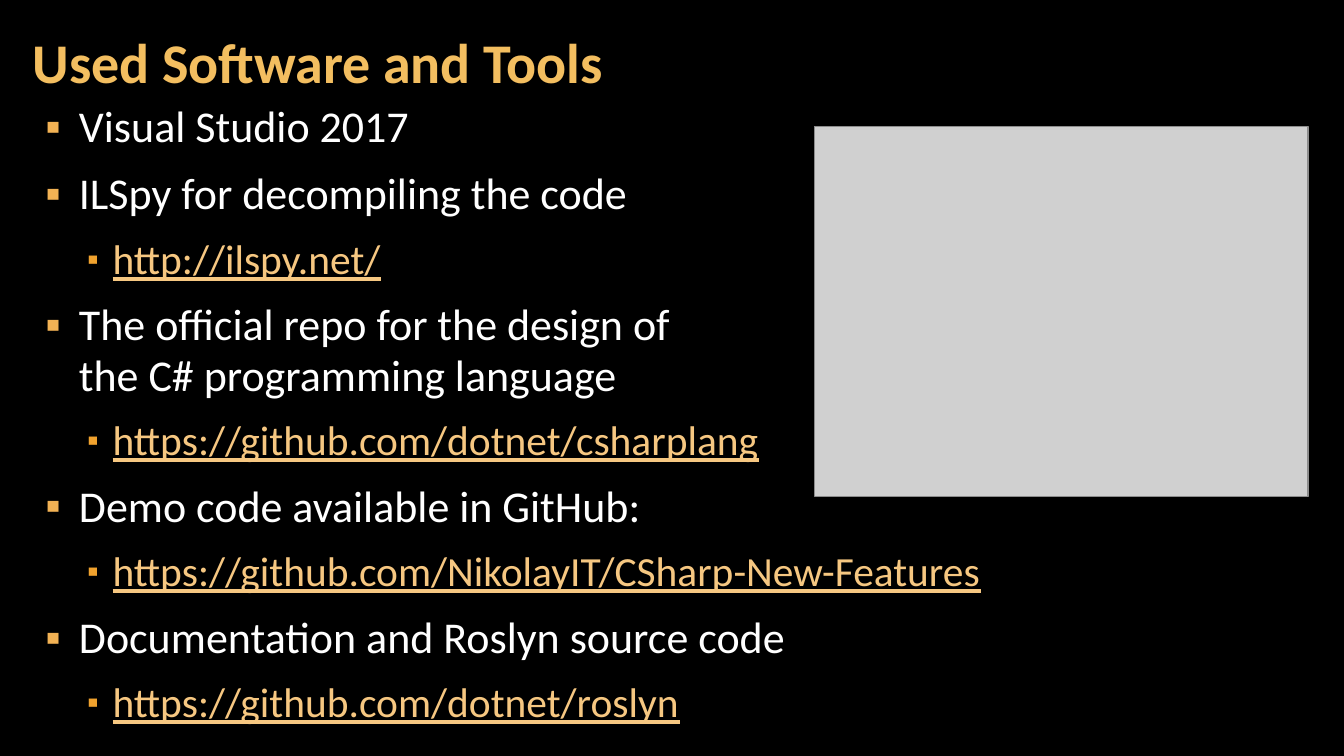
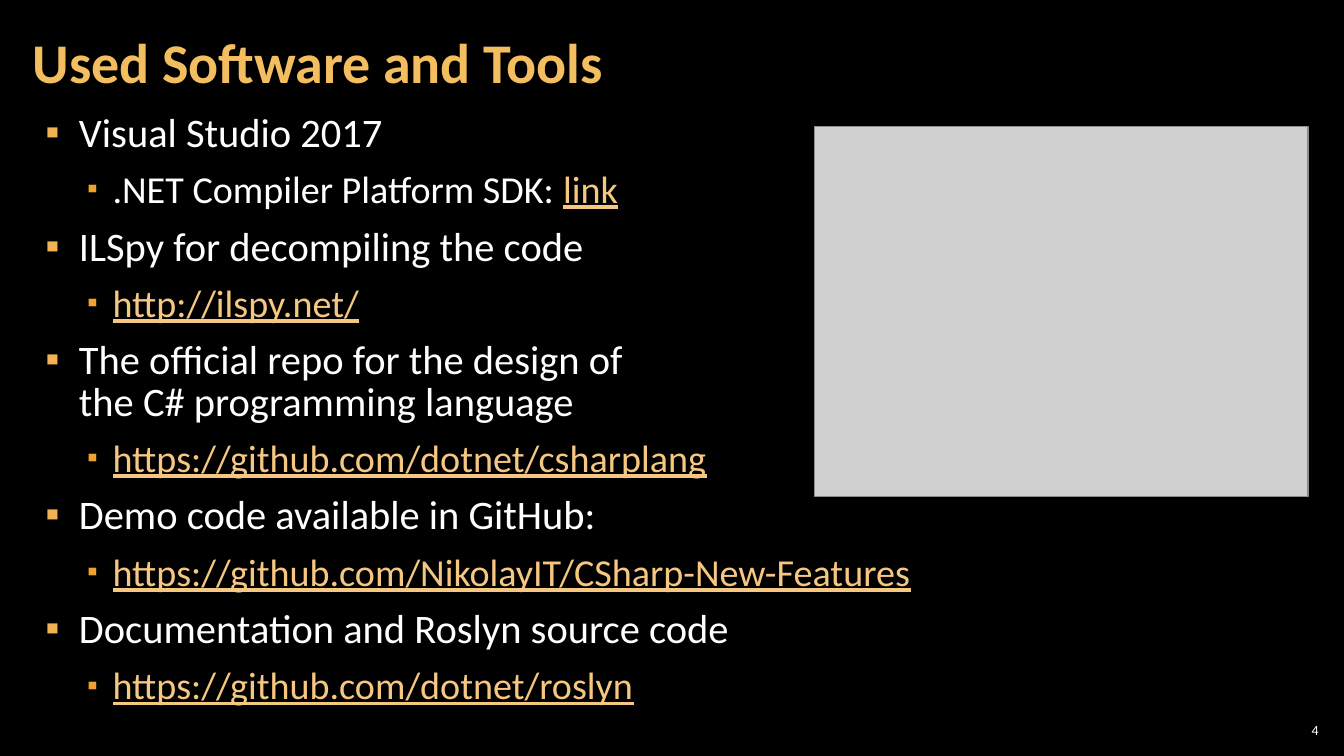
Before and after one commit to NikolayIT/CSharp-New-Features, a slide deck: slide 4 of docs/What is new in CSharp 6.0 and 7.0.pptx. Drawn at 1344x756 pixels with LibreOffice and Linux fonts; fonts in the diff are those of the drawing; grey boxes stand for pictures; background and template pictures are left out. Boxes give left, top, right and bottom in pixels: in the first picture for what was removed or moved away, otherwise in the second. Text is boxed around its words. In the diff, an @@ line names an element or a change of style, - is before the commit and + after.

Commit message:
C# 6.0 slides ready in "What is new in CSharp 6.0 and 7.0.pptx"

```diff
--- a/docs/What is new in CSharp 6.0 and 7.0.pptx
+++ b/docs/What is new in CSharp 6.0 and 7.0.pptx
@@ text "Visual Studio 2017": place and size @@
-text "Visual Studio 2017" at [79, 111, 980, 724]
+text "Visual Studio 2017" at [79, 119, 910, 706]
@@ text at [79, 119, 910, 706]: size 31.4 to 28.9 pt in "Visual Studio 2017", "ILSpy for decompiling the code", "The official repo for the design of ...", "Demo code available in GitHub:" and 1 more places; size 29.6 to 27.2 pt in "http://ilspy.net/", "https://github.com/dotnet/csharplang", "https://github.com/NikolayIT/CSharp-New-Features", "https://github.com/dotnet/roslyn"; line spacing 0.95 to 0.85 @@
@@ text at [113, 176, 618, 209]: paragraph added @@
+  ▪ .NET Compiler Platform SDK: link
@@ page number added at [1312, 726, 1319, 735], 10 pt, text #FFFFFF @@
+4
```
Also in this commit, not shown: 16 other slides changed, 2 slides added, 5 slides removed.
